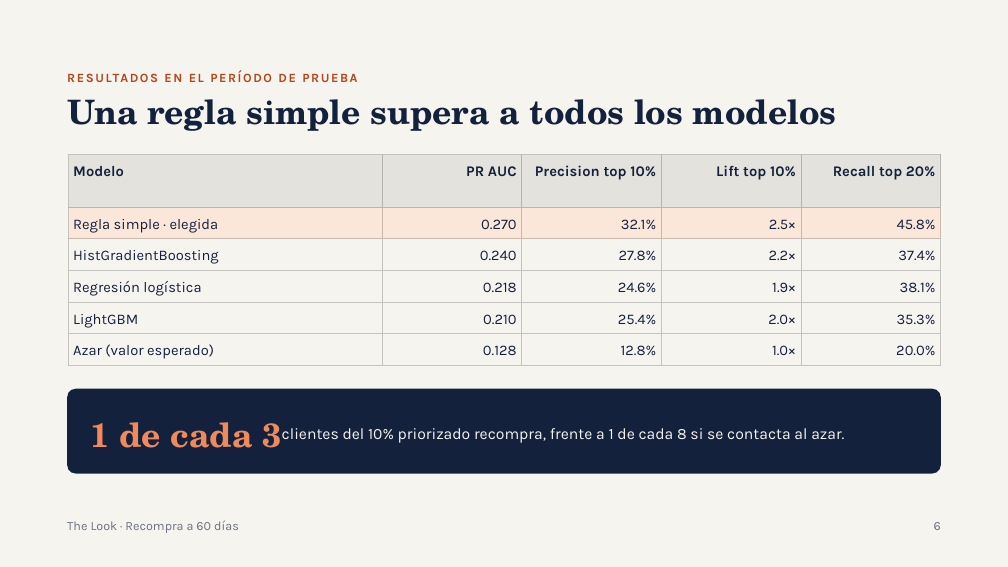
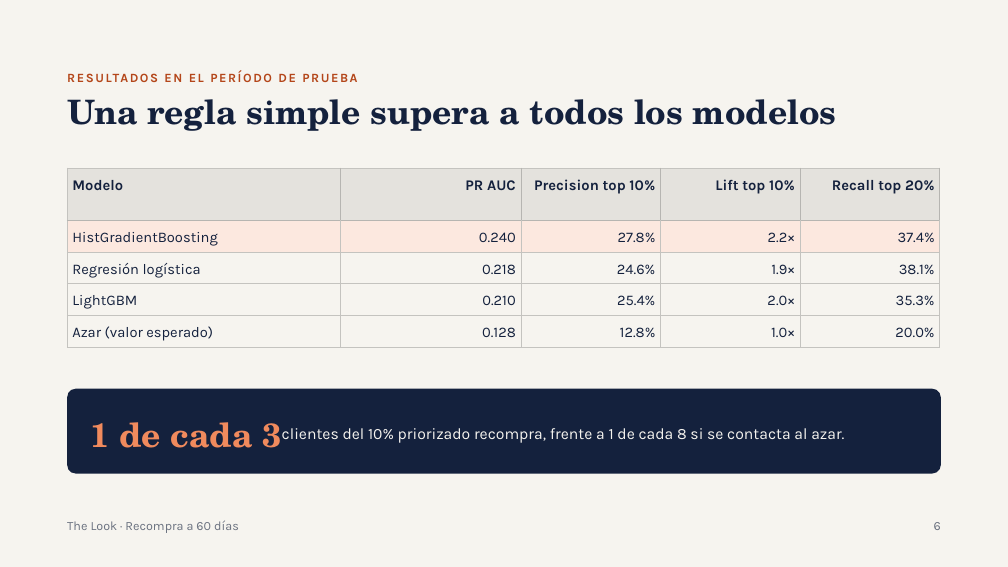
Before and after one commit to WilliamsCG57/BusinessCaseMLE, a slide deck: slide 6 of docs/The Look · Recompra a 60 días.pptx. Drawn at 1008x567 pixels with LibreOffice and Linux fonts; fonts in the diff are those of the drawing. Boxes give left, top, right and bottom in pixels: in the first picture for what was removed or moved away, otherwise in the second. Text is boxed around its words. In the diff, an @@ line names an element or a change of style, - is before the commit and + after.

```diff
--- a/docs/The Look · Recompra a 60 días.pptx
+++ b/docs/The Look · Recompra a 60 días.pptx
@@ table at (x1=67, y1=168, x2=941, y2=347) @@
-row 2: Regla simple · elegida | 0.270 | 32.1% | 2.5× | 45.8%
@@ table resized from (x1=68, y1=155, x2=942, y2=366) to (x1=67, y1=168, x2=941, y2=347) @@
```
Also in this commit, not shown: 1 other slide changed.
